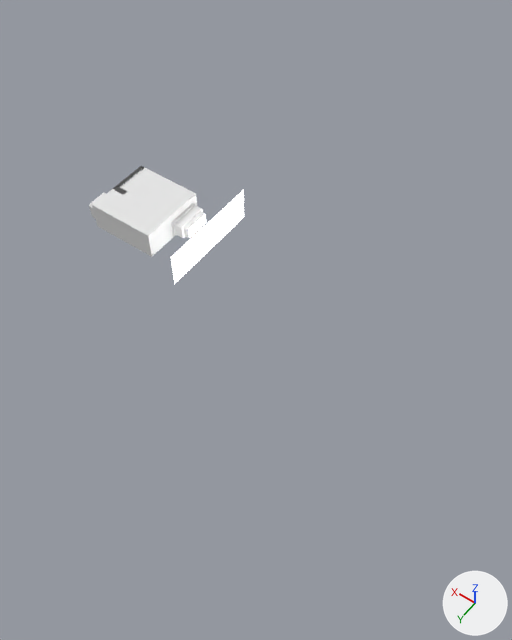
The FBX model assets/models/room.fbx as it was, and as the next commit left it.
Camera for both pictures: a 50 mm camera at (-54.6, 50.3, 70.2) aimed at (-20.1, 2.0, -5.7). Lighting does not change. The marker at lower right points along +X, +Y and +Z. Vertices at the same position are counted once.

Script lines for the objects in view, before the commit:
```python
me_cube_001 = bpy.data.meshes.new('Cube.001')
me_cube_001.from_pydata(...)  # 526 vertices, 480 faces; spans x -7.43..6.52, y -5.0..5.0, z 0.0..4.0
me_cube_001.materials.append(mat_room)  # white #e7e7e7
me_plane = bpy.data.meshes.new('Plane')
me_plane.from_pydata([(4.3, -9.4, 4.1), (4.3, -9.4, -1.2), (4.3, 6.3, 4.1), (4.3, 6.3, -1.2), (4.3, -9.4, 2.3), (4.3, -9.4, 0.6), (4.3, 6.3, 0.6), (4.3, 6.3, 2.3)], [], [(5, 1, 3, 6), (0, 4, 7, 2), (4, 5, 6, 7)])
me_plane.materials.append(mat_space)  # its picture is missing
ob_plane = bpy.data.objects.new('Plane', me_plane)
ob_plane.location = (-14.2, 0.0, 0.0)
ob_room = bpy.data.objects.new('Room', me_cube_001)
ob_room.location = (0.0, 0.0, 0.0)
```
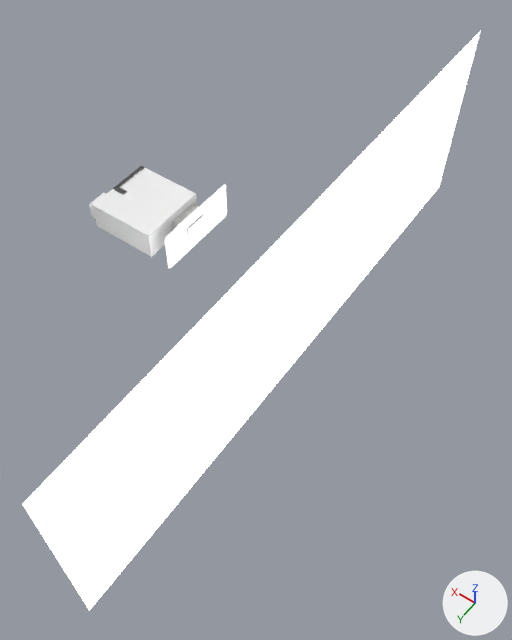
Changed parts and their boxes (x1, y1, x2, y2) in the pictures (512 x 640 px; the box of a moved part takes in the faces that stretch with it):
'Plane', mesh rescaled, moved (520% wider, 505% taller): before (171, 189, 244, 284); after (23, 31, 481, 611)
'Room', reshaped (19% wider, 12% taller): before (89, 166, 205, 257); after (89, 166, 227, 268)
part 2 of me_cube_001, moved or reshaped: before (187, 213, 205, 237); after (165, 184, 227, 268)

Patch to the scene script:
```diff
--- a/assets/models/room.fbx.py
+++ b/assets/models/room.fbx.py
@@ me_plane @@
 me_plane.from_pydata(...)  # 8 vertices, 3 faces; spans x 4.3, y -9.4..6.3, z -1.2..4.1
 # used by ob_plane; location = (-14.2, 0.0, 0.0)
+# me_plane part 1: the whole mesh is scaled about its middle by (1, 5.55, 5.55)
 me_plane.materials.append(mat_space)
@@ me_cube_001 @@
 me_cube_001.from_pydata(...)  # 526 vertices, 480 faces; spans x -7.43..6.52, y -5.0..5.0, z 0.0..4.0
 # used by ob_room; location = (0.0, 0.0, 0.0)
+# me_cube_001 part 2: all 10 vertices in x -7.43, y -3.86..-0.14, z 0.69..2.41 are scaled about their middle by (1, 3.55, 3.55)
 me_cube_001.materials.append(mat_room)
@@ ob_plane @@
 ob_plane = bpy.data.objects.new('Plane', me_plane)
-ob_plane.location = (-14.2, 0.0, 0.0)
+ob_plane.location = (-29.9, 0.0, 0.0)
```
